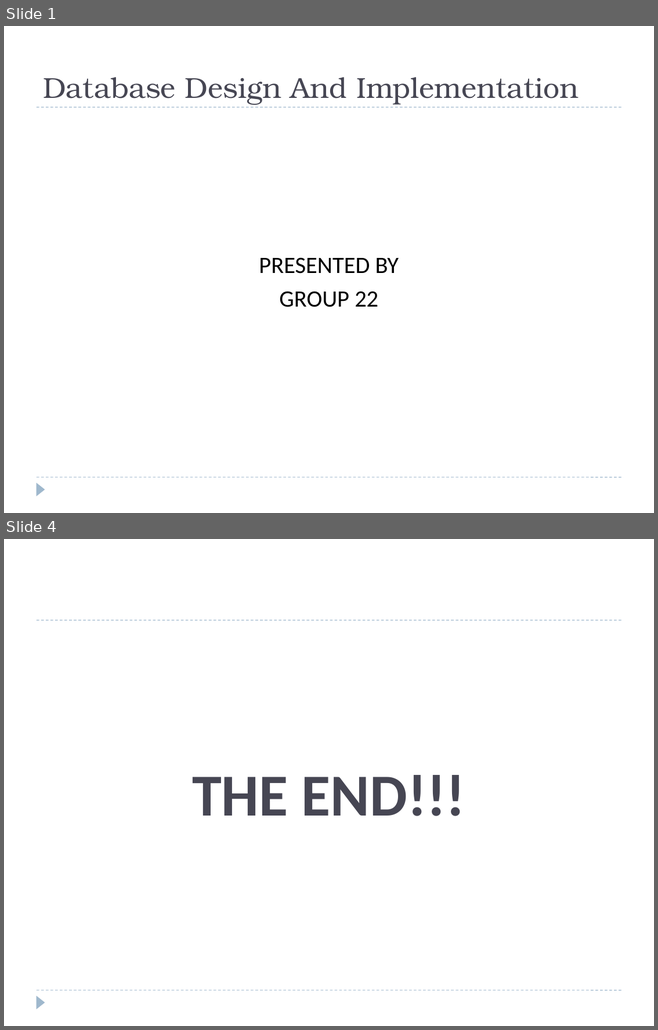
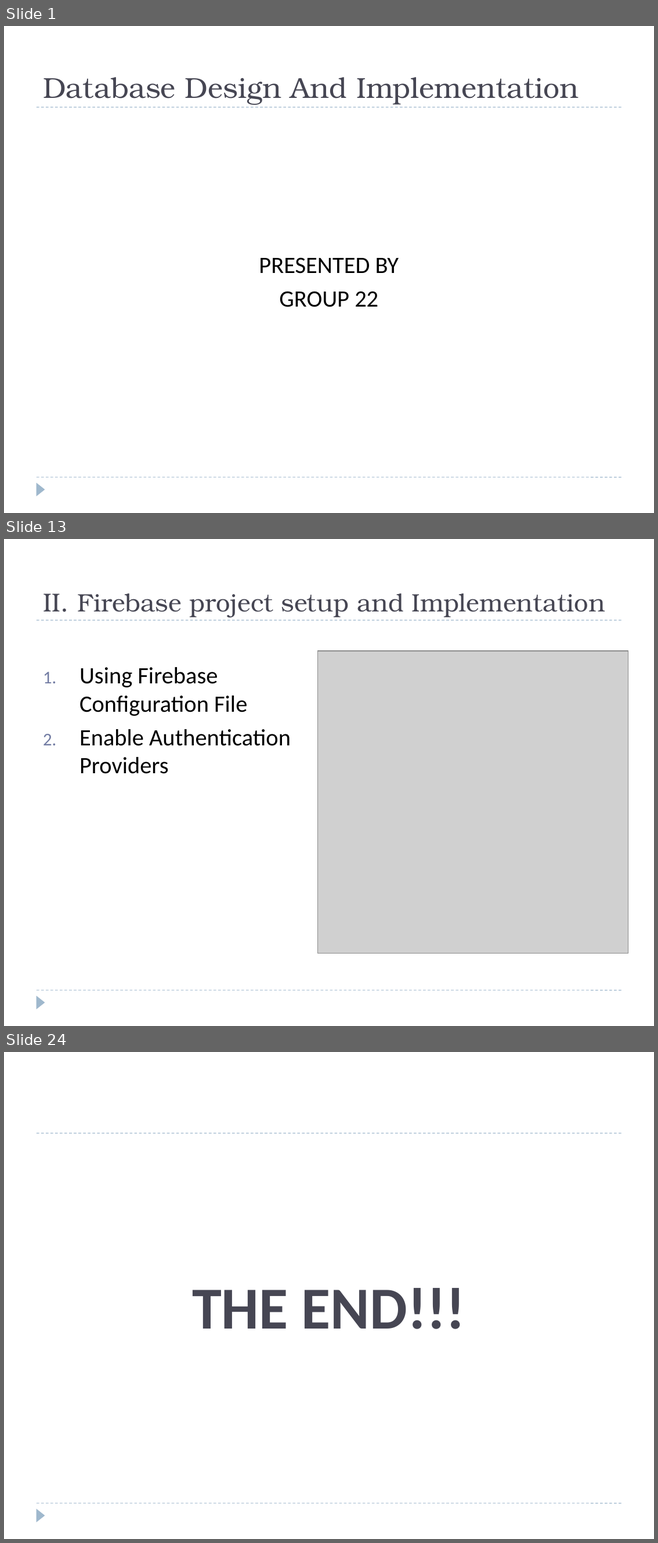
Before and after one commit to JIM440/CEF440-group-22, a slide deck: Task 6/Group_22.pptx. Shown one above the other, each under a label of ours: slides 1 and 4 before the commit, slides 1, 13 and 24 after it; the slides between them are not shown. The pictures are 658x1030 and 658x1543 pixels, drawn with LibreOffice and Linux fonts; fonts in the diff are those of the drawing; grey boxes stand for pictures. Boxes give left, top, right and bottom in pixels: in the first picture for what was removed or moved away, otherwise in the second. Text is boxed around its words. In the diff, an @@ line names an element or a change of style, - is before the commit and + after.

```diff
--- a/Task 6/Group_22.pptx
+++ b/Task 6/Group_22.pptx
@@ slide 13 added at [4, 539, 654, 1026], background #FFFFFF; not listed: 3 template elements that a slide beside it also shows @@
@@ title added at [43, 594, 605, 618], 27.9 pt, text #464653 @@
+II. Firebase project setup and Implementation
@@ picture added at [318, 651, 628, 954] @@
@@ text added at [79, 667, 291, 774], 26 pt, text #000000 @@
+1. Using Firebase Configuration File
+2. Enable Authentication Providers
@@ what was slide 4 is now slide 24 @@
```
Also in this commit, not shown: 1 slide changed, 20 other slides added, 1 slide removed, 3 other files.
